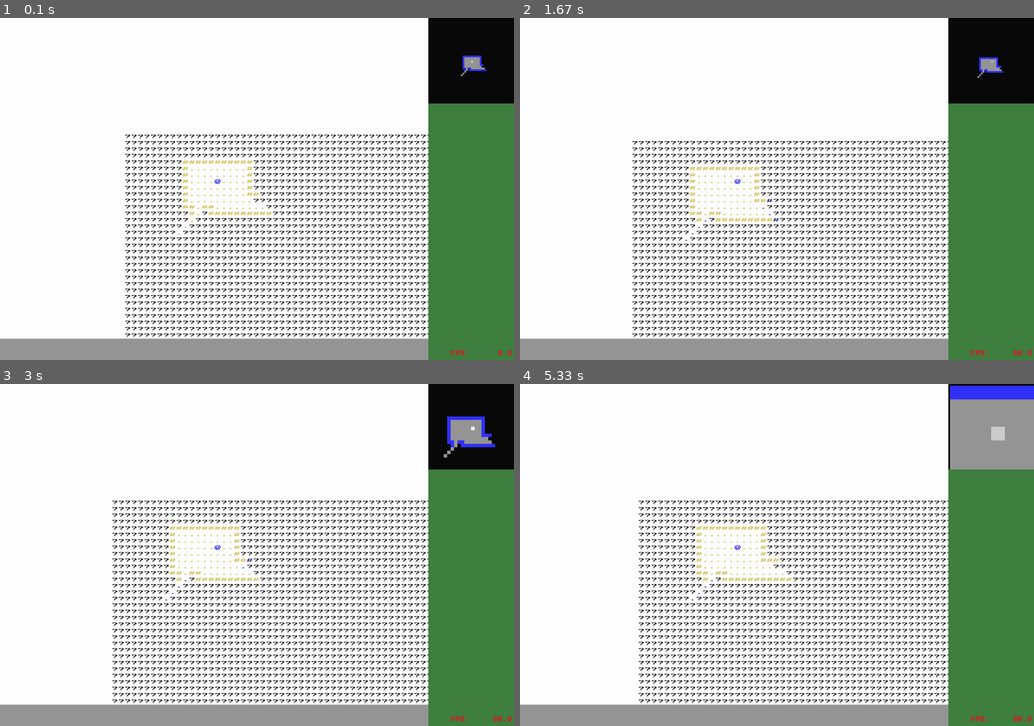
Above: before the commit, frames 1-4 (two rows, left to right).
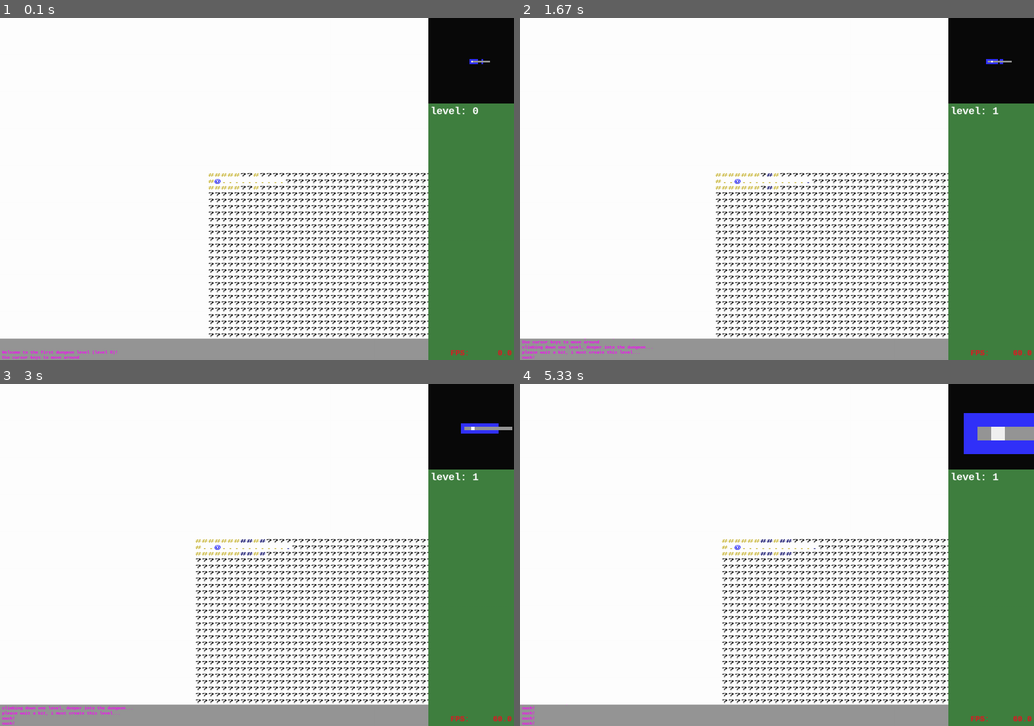
Above: after the commit, the same moments.

Repository: spheppner/roguebasin_python3
Game: pygame game, started from base_pygame_8.py
Two runs of this game, one before a commit and one after it. Both use one fixed random seed, a clock stepped at 60 frames per second and the inputs below.
Inputs:
- Up to frame 1 (0.1 s): no input
- Up to frame 2 (1.67 s): hold Page Down 0.33-0.8 s; hold Right 0.33-0.8 s; hold Right 0.83-1.3 s; tap + at 0.98 s; hold Up 1.33-1.63 s; tap - at 1.48 s
- Up to frame 3 (3 s): hold Right 1.67-2.13 s; tap T at 1.82 s; hold Left 2.17-2.7 s; tap + at 2.32 s; hold Down from 2.73 s (still down); tap - at 2.88 s
- Up to frame 4 (5.33 s): release Down at 3.03 s; hold Left 3.07-3.47 s; tap T at 3.22, 4.72 s; hold Up 3.5-3.87 s; tap + at 3.65, 5.12 s; hold Right 3.9-4.53 s; tap - at 4.05 s; hold Down 4.57-4.93 s; hold Left from 4.97 s (still down)

The runs differ from the first frame. In frame 1, 4.9% of the frame differs, in the area x 0-96%, y 11-100%; in frame 2, 4.9%; in frame 3, 5.7%; in frame 4, 8.4%, in the area x 0-100%, y 0-100%.

Commit message:
stair objects

Diff:
--- a/base_pygame_8.py
+++ b/base_pygame_8.py
@@ -175,7 +175,7 @@
 
 
 class Object():
-    """this is a generic dungeon object: the player, a monster, an item, the stairs...
+    """this is a generic dungeon object: the player, a monster, an item, a stair..
        it's always represented by a character (for text representation).
        NOTE: a dungeon tile (wall, floor, water..) is represented by the Tile class
     """
@@ -195,6 +195,11 @@
         # --- make attributes out of all named arguments. like Object(hp=33) -> self.hp = 33
         for key, arg in kwargs.items():
             setattr(self, key, arg)
+        # ---- some default values ----
+        if "explored" not in kwargs:
+            self.explored = False
+        if "stay_visible_once_explored" not in kwargs:
+            self.stay_visible_once_explored = False
         # --- child classes can do stuff in the _overwrite() method  without needing their own __init__ method
         self._overwrite()
 
@@ -215,6 +220,11 @@
             return True
         return False
 
+class Stair(Object):
+    """a stair, going upwards < or downwards >"""
+    def _overwrite(self):
+        self.color = (128,0,128) # violet
+        self.stay_visible_once_explored = True
 
 
 class Monster(Object):
@@ -233,7 +243,7 @@
             raise SystemError("out of dungeon?", self.x,self.y,self.z)
         # --- check if monsters is trying to run into a wall ---
         if target.block_movement:
-            print("ouch!") # movement is not possible
+            Game.log.append("ouch!") # movement is not possible
             return
         self.x += dx
         self.y += dy
@@ -248,24 +258,28 @@
     objects = {} # container for all Object instances in this dungeon
     legend = {"@":"player",
               "#":"wall tile",
-              ".":"floor tile"}
+              ".":"floor tile",
+              ">":"stair down",
+              "<":"stair up"}
 
     tiles_x = 0
     tiles_y = 0
-    start_x = 0
-    start_y = 0
     torch_radius = 10
+    log = [] # message log
+    game_over = False
 
     def __init__(self, tiles_x=80, tiles_y=40):
         Game.tiles_x = tiles_x  # width of the level in tiles
         Game.tiles_y = tiles_y  # height of the level in tiles, top row is 0, second row is 1 etc.
         #self.checked = set()   # like a list, but without duplicates. for fov calculation
         self.player = Monster(x=1,y=1,z=0,char="@", color=(0,0,255))
+        self.log.append("Welcome to the first dungeon level (level 0)!")
+        self.log.append("Use cursor keys to move around")
         # append empty dungeon level
         self.create_empty_dungeon_level(tiles_x, tiles_y, filled=True) # dungoen is full of walls,
         # carve out some rooms and tunnels in this new dungeon level
-        this_z = len(Game.dungeon) - 1
-        self.create_rooms_and_tunnels(z=this_z) # carve out some random rooms and tunnels, set the player in first room
+
+        self.create_rooms_and_tunnels(z=self.player.z) # carve out some random rooms and tunnels
 
     def create_rooms_and_tunnels(self, z=0, room_max_size = 10, room_min_size = 6, max_rooms = 30):
         """carve out some random rooms and connects them by tunnels. player is placed in the first room"""
@@ -301,28 +315,87 @@
 
                 if num_rooms == 0:
                     # this is the first room, where the player starts at
-                    self.player.x = new_x
-                    self.player.y = new_y
+                    # create tunnel from player position to this room
+                    prev_x, prev_y = self.player.x, self.player.y
                 else:
-                    # all rooms after the first:
-                    # connect it to the previous room with a tunnel
-                    # center coordinates of previous room
                     (prev_x, prev_y) = rooms[num_rooms - 1].center()
-
-                    # draw a coin (random number that is either 0 or 1)
-                    if random.choice([0,1]) == 1:
-                        # first move horizontally, then vertically
-                        self.create_h_tunnel(prev_x, new_x, prev_y, z)
-                        self.create_v_tunnel(prev_y, new_y, new_x, z)
-                    else:
-                        # first move vertically, then horizontally
-                        self.create_v_tunnel(prev_y, new_y, prev_x, z)
-                        self.create_h_tunnel(prev_x, new_x, new_y, z)
-
-                    # finally, append the new room to the list
+                self.create_tunnel(prev_x,prev_y,new_x, new_y, z)
+                ### draw a coin (random number that is either 0 or 1)
+                ##if random.choice([0,1]) == 1:
+                ##    # first move horizontally, then vertically
+                ##    self.create_h_tunnel(prev_x, new_x, prev_y, z)
+                ##    self.create_v_tunnel(prev_y, new_y, new_x, z)
+                ##else:
+                ##    # first move vertically, then horizontally
+                ##    self.create_v_tunnel(prev_y, new_y, prev_x, z)
+                ##    self.create_h_tunnel(prev_x, new_x, new_y, z)
+                # finally, append the new room to the list
                 rooms.append(new_room)
                 num_rooms += 1
-
+        # --------- all rooms added. check stairs now -------
+        # ---------- stairs up ---------------
+        # check if this is level 0, add a single stair up
+        if z == 0:
+            # place stair up in a random room
+            r = random.choice(rooms)
+            Stair(r.center()[0], r.center()[1], z, char="<")
+        else:
+            # collect all stairs down from previous level,
+            # make at same position a stair up, carve a tunnel to a random room if necessary
+            stairlist = [(o.x, o.y) for o in Game.objects.values() if o.char == ">" and o.z == z - 1 and o.is_member("Stair")]
+            print("creating prev stairlist:", stairlist)
+            for (x, y) in stairlist:
+                if Game.dungeon[z][y][x].char != ".":
+                    # carve tunnel to random room center
+                    r = random.choice(rooms)
+                    self.create_tunnel(x,y, r.center()[0], r.center()[1],z)
+                # make a stair!
+                Stair(x, y, z, char="<")
+        # ------------------ stairs down ----------------
+        # select up to 3 random rooms and place a stair down in it's center
+        num_stairs = 0
+        stairs = random.randint(1,3)
+        print("creating stairs down...")
+        while num_stairs < stairs:
+            r = random.choice(rooms)
+            x,y = r.center()
+            # is there already any object at this position?
+            objects_here = [o for o in Game.objects.values() if o.z == z and o.x == x and o.y == y]
+            if len(objects_here) > 0:
+                continue
+            Stair(x,y,z, char=">")
+            num_stairs += 1
+
+
+
+
+
+
+
+
+
+
+    def ascend(self):
+        """go up one dungeon level (or leave the game if already at level 0)"""
+        if self.player.z == 0:
+            Game.log.append("You climb back to the surface and leave the dungeon. Good Bye!")
+            print(Game.log[-1])
+            Game.game_over = True
+        else:
+            Game.log.append("climbing up one level....")
+            self.player.z -= 1
+
+    def descend(self):
+        """go down one dungeon level. create this level if necessary """
+        Game.log.append("climbing down one level, deeper into the dungeon...")
+        try:
+            l = Game.dungeon[self.player.z +1]
+        except:
+            Game.log.append("please wait a bit, i must create this level...")
+            self.create_empty_dungeon_level(Game.tiles_x, Game.tiles_y)
+            self.create_rooms_and_tunnels(z=self.player.z+1)
+        self.player.z += 1
+        #return True
 
     def create_empty_dungeon_level(self, max_x, max_y, filled=True):
         """creates empty dungeon level and append it to Game.dungeon
@@ -357,6 +430,17 @@
         """create an vertical tunnel in dungeon level z (filled with floor tiles)"""
         for y in range(min(y1, y2), max(y1, y2) + 1):
             Game.dungeon[z][y][x] = Tile(".")  # replace whatever tile that was there before with a floor
+
+
+    def create_tunnel(self, x1, y1, x2, y2, z=0):
+        if random.choice([0, 1]) == 1:
+            # first move horizontally, then vertically
+            self.create_h_tunnel(x1, x2, y1, z)
+            self.create_v_tunnel(y1, y2, x2, z)
+        else:
+            # first move vertically, then horizontally
+            self.create_v_tunnel(y1, y2, x1, z)
+            self.create_h_tunnel(x1, x2, y2, z)
 
     def make_fov_map(self):
         Game.fov_map = []
@@ -474,14 +558,21 @@
         # player center in pixel
         self.pcx = (width - Viewer.panel_width) // 2  # set player in the middle of the screen
         self.pcy = (height - Viewer.log_height) // 2
-        # radar center in pixel
-        self.rcx = width - Viewer.panel_width + Viewer.panel_width // 2
-        self.rcy = Viewer.panel_width // 2
         self.radarblipsize = 4 # pixel
+        self.logscreen_fontsize = 10
         self.screen = pygame.display.set_mode((self.width, self.height), pygame.DOUBLEBUF)
         self.clock = pygame.time.Clock()
         self.fps = fps
         self.playtime = 0.0
+        # ------ surfaces for radar, panel and log ----
+        # all surfaces are black by default
+        self.radarscreen = pygame.surface.Surface((Viewer.panel_width, Viewer.panel_width))  # same width and height as panel, sits in topright corner of screen
+        self.panelscreen =   pygame.surface.Surface((Viewer.panel_width, Viewer.height-Viewer.panel_width))
+        self.logscreen = pygame.surface.Surface((Viewer.width - Viewer.panel_width, Viewer.log_height))
+        # radar screen center
+        self.rcx = Viewer.panel_width // 2
+        self.rcy = Viewer.panel_width // 2
+
         # ------ background images ------
         self.backgroundfilenames = []  # every .jpg or .jpeg file in the folder 'data'
         self.make_background()
@@ -524,13 +615,17 @@
         self.floor_tile_light = make_text(".", font_color=(200, 180, 50), grid_size=self.grid_size)[0]
         self.wall_tile_dark =   make_text("#", font_color=(0,0,100), grid_size = self.grid_size)[0]
         self.wall_tile_light = make_text("#", font_color=(200, 180, 50), grid_size=self.grid_size)[0]
-        self.unknown_tile = make_text("?", font_color=(14,14,14),  grid_size=self.grid_size)[0]
+        self.unknown_tile  = make_text("?", font_color=(14,14,14),  grid_size=self.grid_size)[0]
+        self.stair_up_tile = make_text("<", font_color=(128,0,128),  grid_size=self.grid_size)[0]
+        self.stair_down_tile=make_text(">", font_color=(128,255,128),  grid_size=self.grid_size)[0]
         self.legend = {"@": self.player_tile,
                        ".": self.floor_tile_light,
                        "#": self.wall_tile_light,
                        ":": self.floor_tile_dark,
                        "X": self.wall_tile_dark,
-                       "?": self.unknown_tile}
+                       "?": self.unknown_tile,
+                       "<": self.stair_up_tile,
+                       ">": self.stair_down_tile}
 
     def tile_blit(self, surface, x_pos, y_pos):
         """correctly blits a surface at tile-position x,y, so that the player is always centered at pcx, pcy"""
@@ -551,11 +646,9 @@
             for x, map_tile in enumerate(line):
                 distance = ((x - px) ** 2 + (y - py) ** 2) ** 0.5
                 # ---- check if tiles is outside torch radius of player ----
-                # ---- or otherwise invisible
-
+                # ---- or otherwise (mostly) invisible
                 if distance > Game.torch_radius or Game.fov_map[y][x] == False:
-                    # -- only blit (dark) if tile is explored. Do not test for Monster and items ---
-                    # TODO: non-movable Items (stairs) should be remain explored and visible outside Fog of War
+                    # -- only blit (dark) if tile is explored. only draw explored Items (stairs)
                     if map_tile.explored:
                         if map_tile.char == "#":
                             c = self.wall_tile_dark
@@ -568,6 +661,10 @@
                     #self.screen.blit(c, (x * self.grid_size[0], y * self.grid_size[1]))  # * self.grid_size[0], y * self.grid_size[1]))
                     #self.screen.blit(c, (x * self.grid_size[0], y * self.grid_size[1]))  # * self.grid_size[0], y * self.grid_size[1]))
                     self.tile_blit(c, x, y)
+                    # ---- maybe a perma-visible objects lay here ? ---
+                    olist = [o for o in Game.objects.values() if o.explored and o.stay_visible_once_explored and o.z==z and o.y==y and o.x == x]
+                    for o in olist:
+                        self.tile_blit(self.legend[o.char], x,y)
                     continue # next tile, please
                 # ==============================================
                 # ---- we are inside the torch radius ---
@@ -580,9 +677,9 @@
                 c = self.legend[map_tile.char] # light tiles
                 #self.screen.blit(c, (x * self.grid_size[0], y * self.grid_size[1]))
                 #self.screen.blit(c, (x * self.grid_size[0], y * self.grid_size[1]))
-                self.tile_blit(c, x, y)
-                self.draw_non_monsters(x,y)
-                self.draw_monsters(x,y)
+                self.tile_blit(c, x, y)      # first, blit the dungeon tile
+                self.draw_non_monsters(x,y) # then, blit any items (stairs) on it
+                self.draw_monsters(x,y)    # then, blit any monsters
 
 
     def draw_non_monsters(self, x, y):
@@ -591,9 +688,10 @@
             if o.z == z and o.y == y and o.x == x:  # only care if in the correct dungeon level
                 # -- only care if NOT: Monster class instances or instances that are a child of the Monster class
                 if not o.is_member("Monster"):
-                    c = self.legend[m.char]
+                    c = self.legend[o.char]
+                    o.explored = True
                     #self.screen.blit(c, (m.x * self.grid_size[0], m.y * self.grid_size[1]))
-                    self.tile_blit(c, m.x, m.y)
+                    self.tile_blit(c, o.x, o.y)
 
     def draw_monsters(self, x, y):
         z = self.game.player.z
@@ -604,15 +702,15 @@
                     c = self.legend[o.char]
                     #self.screen.blit(c, (o.x * self.grid_size[0], o.y * self.grid_size[1]))
                     if o == self.game.player:
-                        self.screen.blit(c, (self.pcx, self.pcy))
+                        self.screen.blit(c, (self.pcx, self.pcy)) # blit the player always in middle of screen
                     else:
+                        o.explored = True
                         self.tile_blit(c, o.x, o.y)
                     break # one monster per tile is enough
 
     def draw_radar(self):
         # make black square in top of panel
-        pygame.draw.rect(self.screen, (10,10,10), (Viewer.width-Viewer.panel_width, 0, Viewer.panel_width,Viewer.panel_width))
-
+        self.radarscreen.fill((10,10,10)) # clear radarscreen
         delta_tiles = int(self.panel_width / 2 // self.radarblipsize)
         # make a radar blit for each explored dungeong tile
         for x in range(self.game.player.x-delta_tiles, self.game.player.x+delta_tiles+1):
@@ -632,31 +730,67 @@
                         color = (150,150,150) # light grey corridor
                     dx = -(x - self.game.player.x) * self.radarblipsize
                     dy = -(y - self.game.player.y) * self.radarblipsize
-                    pygame.draw.rect(self.screen, color,(self.rcx-dx, self.rcy-dy, self.radarblipsize, self.radarblipsize))
+                    pygame.draw.rect(self.radarscreen, color,(self.rcx-dx, self.rcy-dy, self.radarblipsize, self.radarblipsize))
+                # ---if a stair is there, paint it (if explored) ---
+                for o in Game.objects.values():
+                    if o.z == self.game.player.z and o.y==y and o.x==x and o.is_member("Stair") and o.explored:
+                        if o.char==">":
+                            color = (128,0,128)
+                        else:
+                            color = (128,255,128)
+                        pygame.draw.rect(self.radarscreen, color, (self.rcx-dx, self.rcy-dy, self.radarblipsize, self.radarblipsize))
         # make withe glowing dot at center of radarmap
         white = random.randint(200, 255)
         color = (white, white, white)
-        pygame.draw.rect(self.screen, color,(self.rcx , self.rcy , self.radarblipsize, self.radarblipsize))
+        pygame.draw.rect(self.radarscreen, color,(self.rcx , self.rcy , self.radarblipsize, self.radarblipsize))
+        # blit radarscreen on screen
+        self.screen.blit(self.radarscreen, (Viewer.width - Viewer.panel_width, 0))
 
     def draw_panel(self):
-        pygame.draw.rect(self.screen, (64,128,64), (Viewer.width-Viewer.panel_width, Viewer.panel_width, Viewer.panel_width, Viewer.height-Viewer.panel_width))
+        # fill panelscreen with color
+        self.panelscreen.fill((64, 128, 64))
+        # write stuff in the panel
+        write(self.panelscreen, text="level: {}".format(self.game.player.z), x=5, y=5, color=(255, 255, 255))
+        # blit panelscreen
+        self.screen.blit(self.panelscreen, (Viewer.width-self.panel_width, self.panel_width))
 
     def draw_log(self):
-        pygame.draw.rect(self.screen, (150,150,150), (0, Viewer.height - Viewer.log_height, Viewer.width-Viewer.panel_width, Viewer.log_height))
+        # fill logscreen with color
+        self.logscreen.fill((150,150,150))
+
+
+        # write the log lines, from bottom (last log line) to top.
+        for i in range(-1, -25, -1): # start, stop, step
+            try:
+                text = Game.log[i]
+            except:
+                continue
+            textsf, (w,h) = make_text(text, font_size = self.logscreen_fontsize)
+            self.logscreen.blit(textsf, (5, self.log_height + i * h))
+        # ---- blit logscreen ------
+        self.screen.blit(self.logscreen, (0, Viewer.height - self.log_height))
 
     def run(self):
         """The mainloop"""
         running = True
-        pygame.mouse.set_visible(False)
+        pygame.mouse.set_visible(True)
         oldleft, oldmiddle, oldright = False, False, False
         self.game.make_fov_map()
         self.redraw = True
         #exittime = 0
+        old_z = 999 # old z position of player
         while running:
+            if Game.game_over:
+                running = False
             milliseconds = self.clock.tick(self.fps)  #
             seconds = milliseconds / 1000
             self.playtime += seconds
-            recalculate_fov = False
+            # --- check if the player has changed the dungeon level
+            if old_z != self.game.player.z:
+                recalculate_fov = True
+            else:
+                recalculate_fov = False
+            old_z = self.game.player.z
 
             # -------- events ------
             for event in pygame.event.get():
@@ -682,6 +816,12 @@
                     if event.key == pygame.K_SPACE:
                         # wait a turn
                         self.redraw = False
+                    if event.key == pygame.K_PAGEUP:
+                        # go up a level
+                        self.game.ascend()
+                    if event.key == pygame.K_PAGEDOWN:
+                        ready = self.game.descend()
+                        #print("ready:", ready)
                     if event.key == pygame.K_r:
                         # zoom out radar
                         self.radarblipsize *= 0.5
